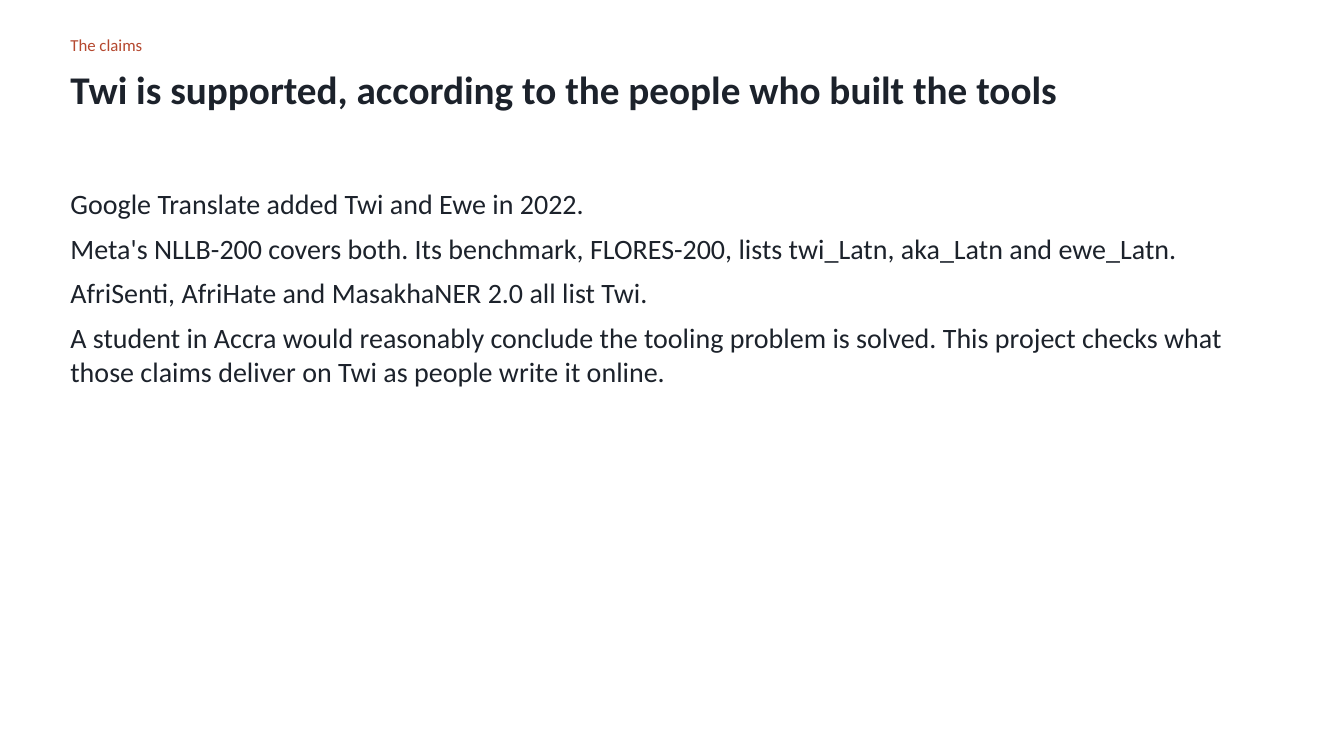
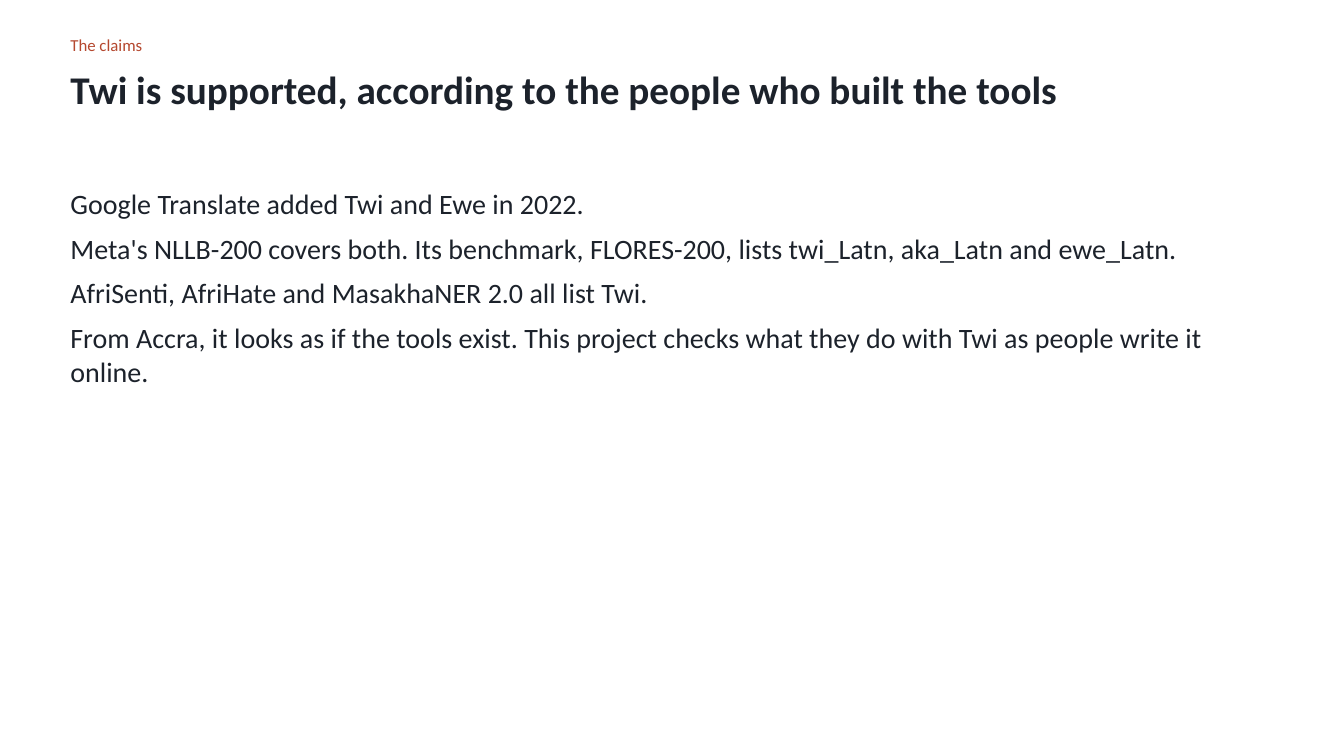
Before and after one commit to osamabinIaggin/dcit316-final-project, a slide deck: slide 2 of FINAL_PROJECT_22128981_GideonElormGlago_slides.pptx. Drawn at 1344x756 pixels with LibreOffice and Linux fonts; fonts in the diff are those of the drawing. Boxes give left, top, right and bottom in pixels: in the first picture for what was removed or moved away, otherwise in the second. Text is boxed around its words. In the diff, an @@ line names an element or a change of style, - is before the commit and + after.

Commit message:
Edit manuscript, slides and documentation for plainer prose
Replaces bold run-in labels with subheadings, removes dashes and staged
openers, and states the emoji and translation findings directly. No
numbers or claims changed; the manuscript is still filled from the
saved results.

```diff
--- a/FINAL_PROJECT_22128981_GideonElormGlago_slides.pptx
+++ b/FINAL_PROJECT_22128981_GideonElormGlago_slides.pptx
@@ text at box(70, 328, 1201, 382): text changed @@
-A student in Accra would reasonably conclude the tooling problem is solved. This project checks what those claims deliver on Twi as people write it online.
+From Accra, it looks as if the tools exist. This project checks what they do with Twi as people write it online.
```
Also in this commit, not shown: 2 other slides changed, 9 other files.
